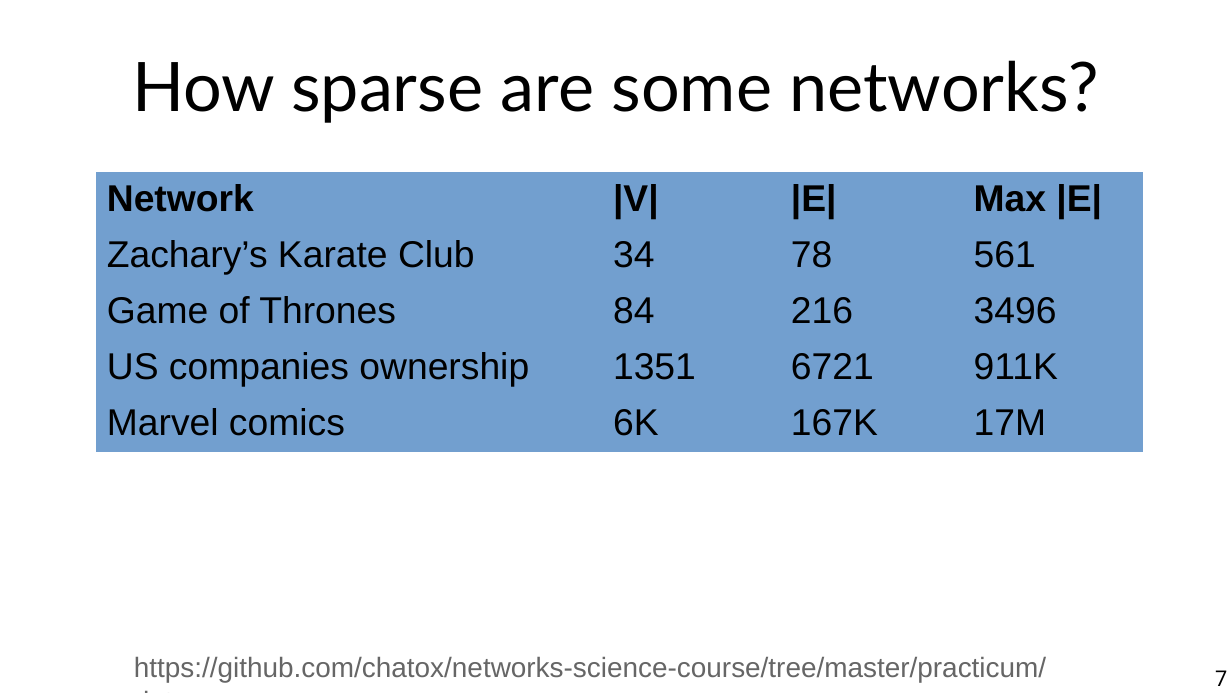
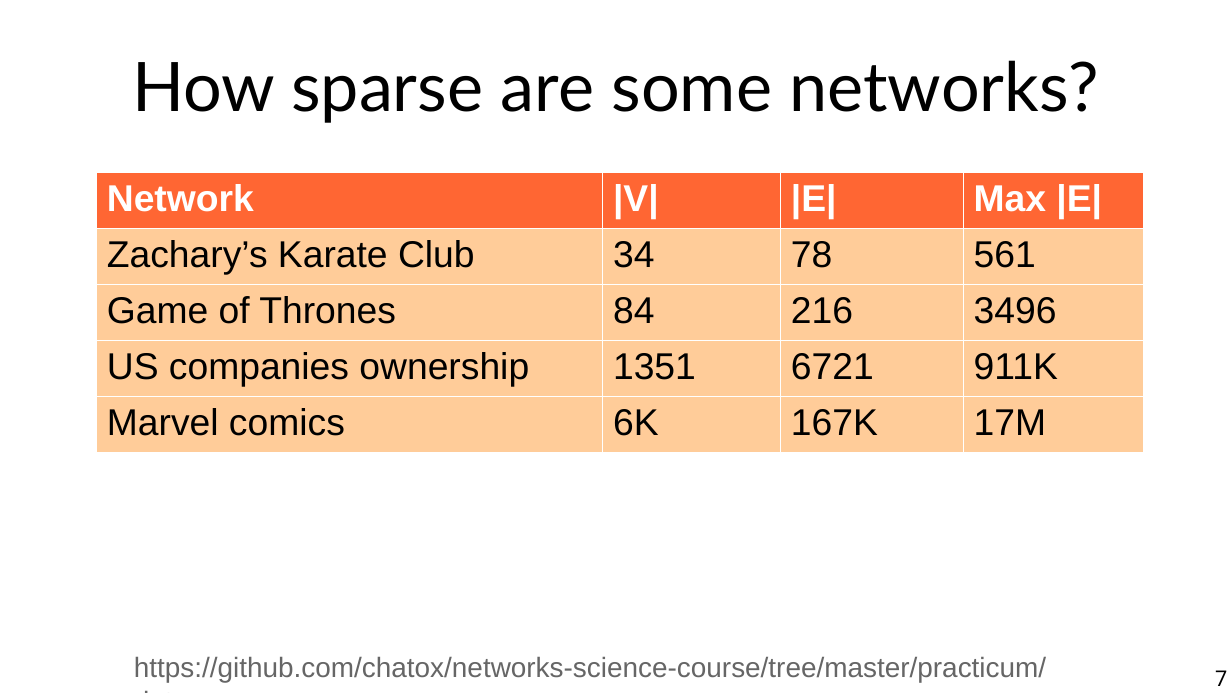
Before and after one commit to chatox/networks-science-course, a slide deck: slide 7 of theory/odp/tt04-connectivity.odp. Drawn at 1232x693 pixels with LibreOffice and Linux fonts; fonts in the diff are those of the drawing. Boxes give left, top, right and bottom in pixels: in the first picture for what was removed or moved away, otherwise in the second. Text is boxed around its words. In the diff, an @@ line names an element or a change of style, - is before the commit and + after.

```diff
--- a/theory/odp/tt04-connectivity.odp
+++ b/theory/odp/tt04-connectivity.odp
@@ table at (96,172,1144,440) @@
@@ fill #729FCF to #FF6633 in row 1 @@
@@ fill #729FCF to #FFCC99 in 16 cells @@
@@ text colour #000000 to #FFFFFF in "Network", "|V|", "|E|", "Max |E|" @@
@@ borders changed @@
```
Also in this commit, not shown: 1 other slide changed, 1 other file.
